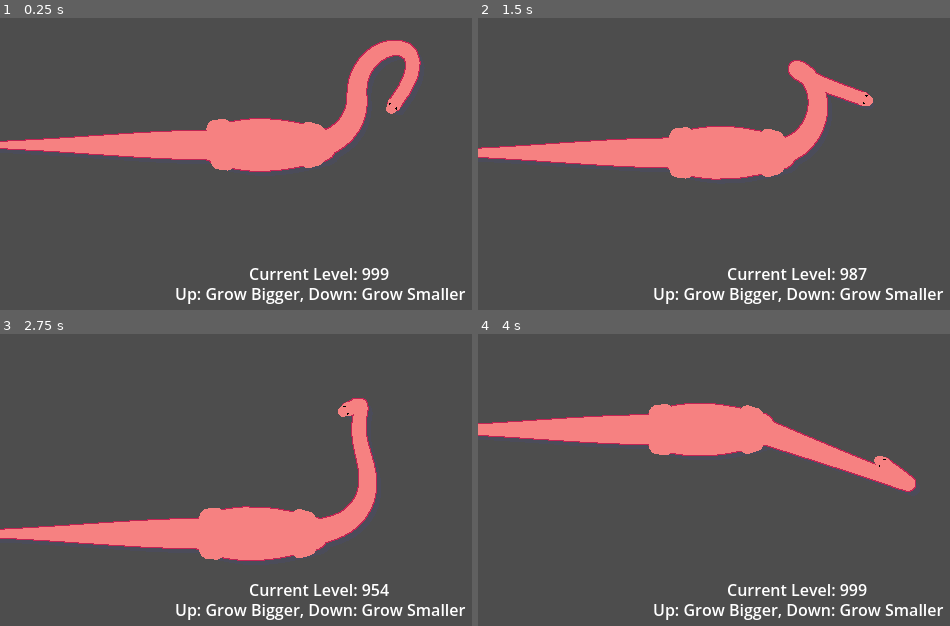
Above: before the commit, frames 1-4 (two rows, left to right).
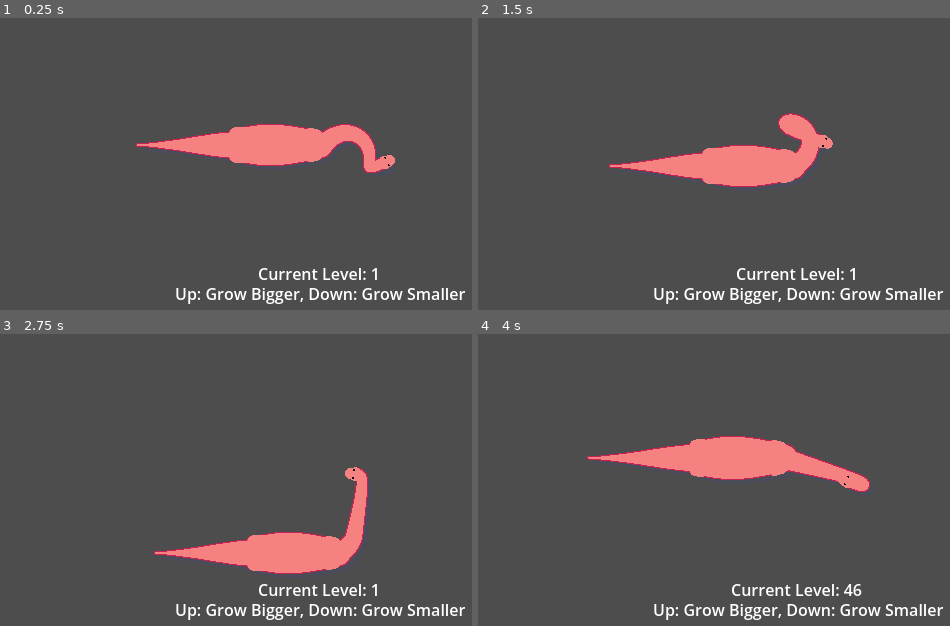
Above: after the commit, the same moments.

Repository: jentaruno/menchie
Game: Godot game, scene res://scenes/debug_growth.tscn
Two runs of this game, one before a commit and one after it. Both use one fixed random seed, a clock stepped at 60 frames per second and the inputs below. This scene is started directly instead of the project's main scene.
Inputs (mouse positions are in pixels of both pictures, inside the frame that each line leads up to):
- Up to frame 1 (0.25 s): no input
- Up to frame 2 (1.5 s): move the mouse to (940, 126) at 0.52 s; hold Right (move_right) 0.53-1.28 s; click (940, 126) at 0.67 s; move the mouse to (671, 164) at 1.27 s; hold Down (move_down) from 1.28 s (still down)
- Up to frame 3 (2.75 s): move the mouse to (382, 380) at 2.02 s; release Down (move_down) at 2.03 s; hold Right (move_right) from 2.03 s (still down)
- Up to frame 4 (4 s): move the mouse to (765, 532) at 2.77 s; release Right (move_right) at 2.78 s; hold Up (move_up) 2.78-3.53 s; click (765, 532) at 2.92 s; move the mouse to (outside the picture) at 3.52 s; hold Left (move_left) from 3.53 s (still down)

The runs differ from the first frame. In frame 1, 7.7% of the frame differs, in the area x 0-90%, y 7-90%; in frame 2, 8.7%; in frame 3, 10%; in frame 4, 13%, in the area x 0-93%, y 23-90%.

Commit message:
camera zoom out looks nice

Diff:
--- a/player/body_parts/dino_main.gd
+++ b/player/body_parts/dino_main.gd
@@ -16,9 +16,6 @@
 func bite() -> void:
 	head.try_bite()
 
-func _on_level_up(new_level: int) -> void:
-	grow(new_level)
-
 ## Grow the dinosaur, call order is important
 func grow(level: int) -> void:
 	var progress = float(level) / Constants.max_level
@@ -27,3 +24,6 @@
 	head.grow(progress)
 	legs.grow(progress)
 	tail.grow(progress)
+
+func _on_level_up(new_level: int) -> void:
+	grow(new_level)
--- a/player/growth/growth_config.tres
+++ b/player/growth/growth_config.tres
@@ -13,8 +13,9 @@
 point_count = 2
 
 [sub_resource type="Curve" id="Curve_c2l3m"]
-_data = [Vector2(0, 1), 0.0, 0.0, 0, 0, Vector2(1, 0.2), 0.0, 0.0, 0, 0]
-point_count = 2
+_limits = [0.2, 1.0, 0.0, 1.0]
+_data = [Vector2(0, 1), 0.0, 0.0, 0, 0, Vector2(0.05, 1), -2.202247, -2.202247, 0, 0, Vector2(1, 0.2), 0.0, 0.0, 0, 0]
+point_count = 3
 
 [sub_resource type="Curve" id="Curve_4760t"]
 _limits = [0.0, 5.0, 0.0, 1.0]
--- a/scenes/debug_growth.tscn
+++ b/scenes/debug_growth.tscn
@@ -6,7 +6,6 @@
 
 [node name="DebugGrowth" type="Node2D" unique_id=1090860608]
 script = ExtResource("1_21uak")
-_curr_level = 999
 
 [node name="Camera2D" type="Camera2D" parent="." unique_id=705791958]
 script = ExtResource("2_3k0rb")
